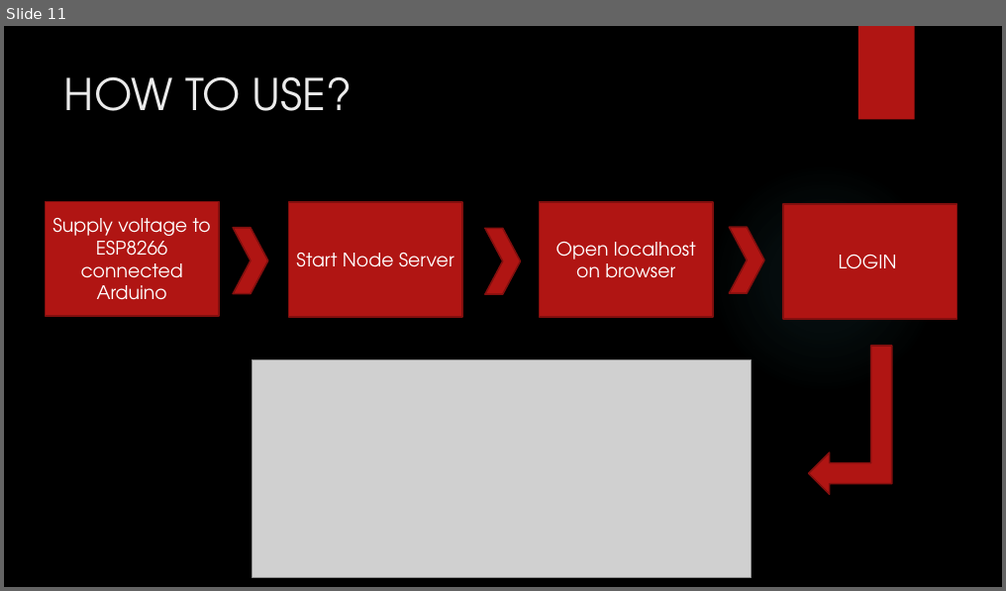
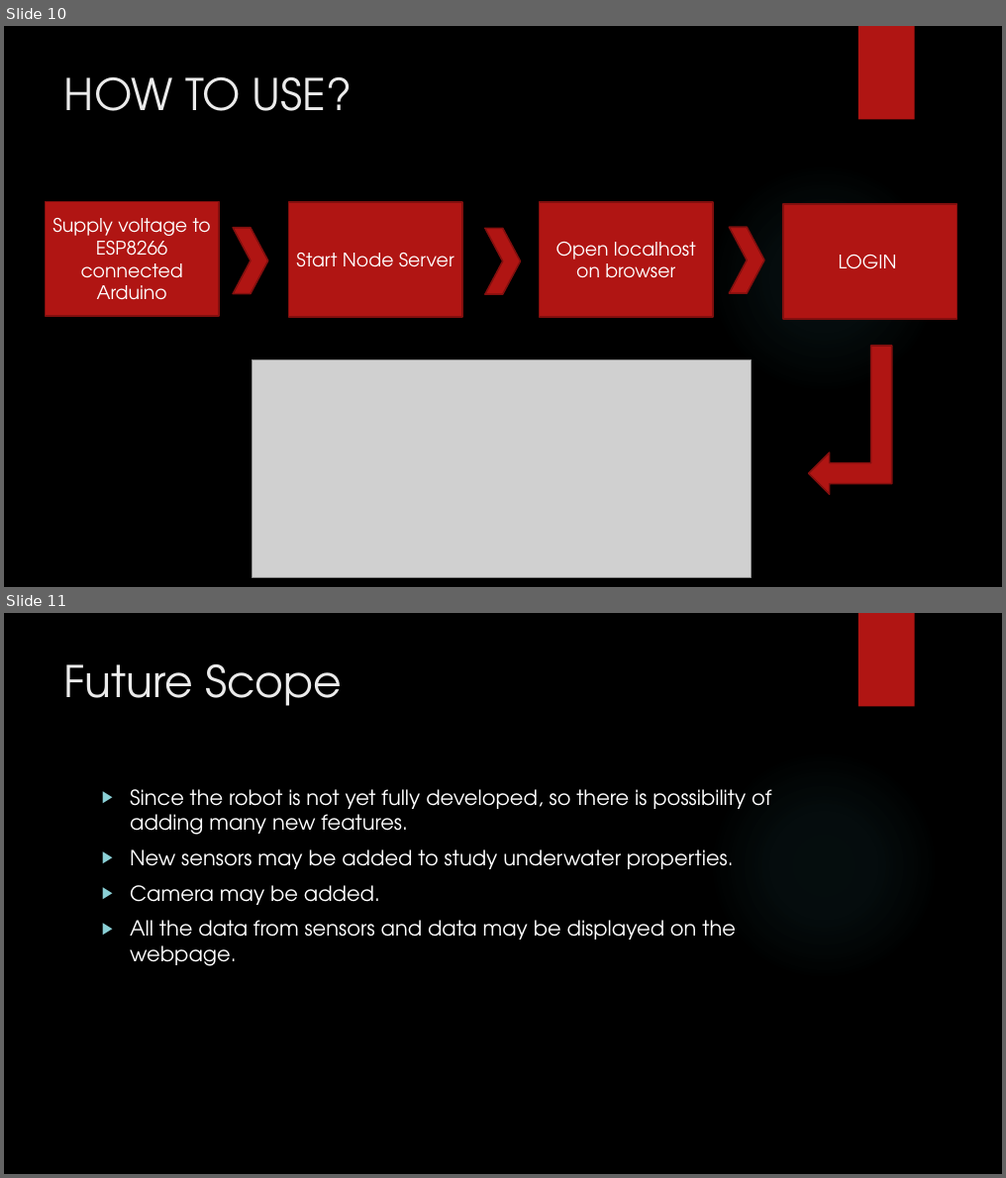
Before and after one commit to YasasviPeruvemba/GROUP_K_PROJECT-11, a slide deck: Presentation.pptx. Shown one above the other, each under a label of ours: slide 11 before the commit, slides 10 and 11 after it. The pictures are 1006x591 and 1006x1178 pixels, drawn with LibreOffice and Linux fonts; fonts in the diff are those of the drawing; grey boxes stand for pictures; background and template pictures are left out. Boxes give left, top, right and bottom in pixels: in the first picture for what was removed or moved away, otherwise in the second. Text is boxed around its words. In the diff, an @@ line names an element or a change of style, - is before the commit and + after.

```diff
--- a/Presentation.pptx
+++ b/Presentation.pptx
@@ slide 11 added at <box>4,613,1002,1174</box>, background picture (left out); not listed: 2 template elements that a slide beside it also shows @@
@@ title added at <box>64,664,342,706</box>, 42 pt, text #EBEBEB @@
+Future Scope
@@ text added at <box>130,789,771,966</box>, 20 pt, text #FFFFFF @@
+▶ Since the robot is not yet fully developed, so there is possibility of adding many new features.
+▶ New sensors may be added to study underwater properties.
+▶ Camera may be added.
+▶ All the data from sensors and data may be displayed on the webpage.
@@ what was slide 11 is now slide 10 @@
```
Also in this commit, not shown: 3 other slides added, 3 slides removed.
